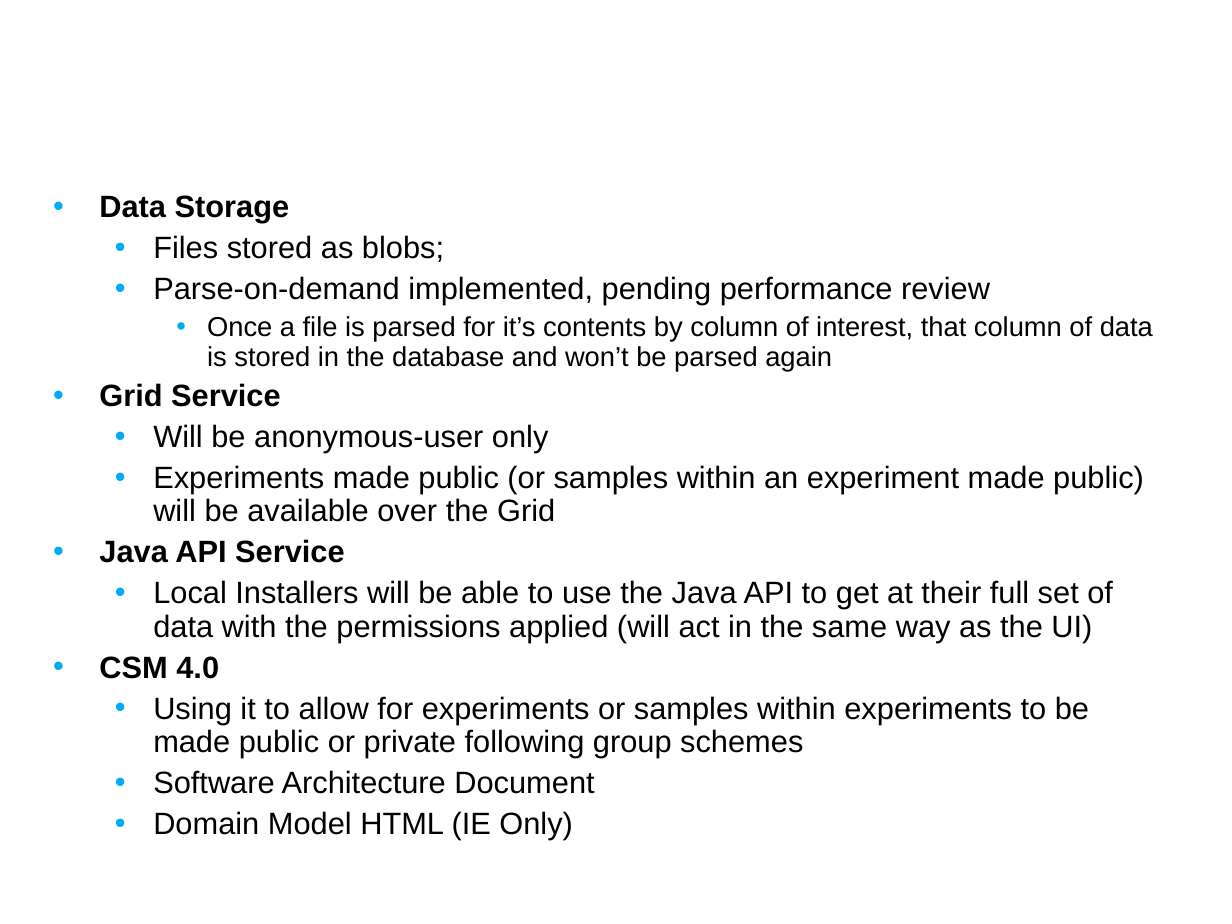
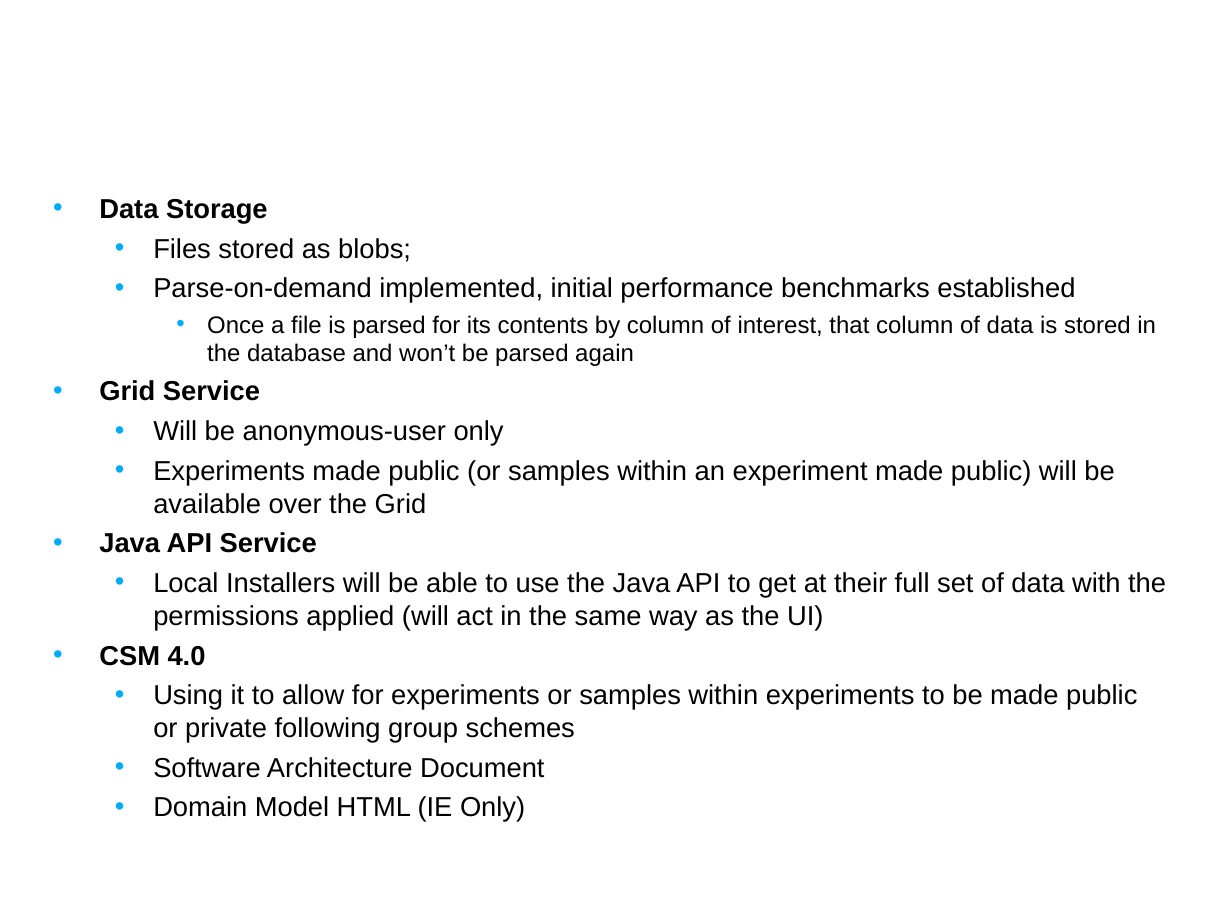
Before and after one commit to NCIP/caarray-docs, a slide deck: slide 7 of project_management/open_meetings/caArray User Community Meeting Oct17.ppt (slide 9 before the commit). Drawn at 1232x924 pixels with LibreOffice and Linux fonts; fonts in the diff are those of the drawing; background and template pictures are left out. Boxes give left, top, right and bottom in pixels: in the first picture for what was removed or moved away, otherwise in the second. Text is boxed around its words. In the diff, an @@ line names an element or a change of style, - is before the commit and + after.

```diff
--- a/project_management/open_meetings/caArray User Community Meeting Oct17.ppt
+++ b/project_management/open_meetings/caArray User Community Meeting Oct17.ppt
@@ text at [99, 199, 1166, 822]: size 18 to 16 pt in "Data Storage", "Files stored as blobs;", "Grid Service", "Will be anonymous-user only" and 7 more places; line spacing 0.9 to 1 @@
@@ text at [153, 277, 1156, 366]: text changed; size 16 to 14 pt @@
-  • Parse-on-demand implemented, pending performance review
-    • Once a file is parsed for it’s contents by column of interest, that column of data is stored in the database and won’t be parsed again
+  • Parse-on-demand implemented, initial performance benchmarks established
+    • Once a file is parsed for its contents by column of interest, that column of data is stored in the database and won’t be parsed again
```
Also in this commit, not shown: 5 other slides changed, 6 slides added, 1 slide removed.
